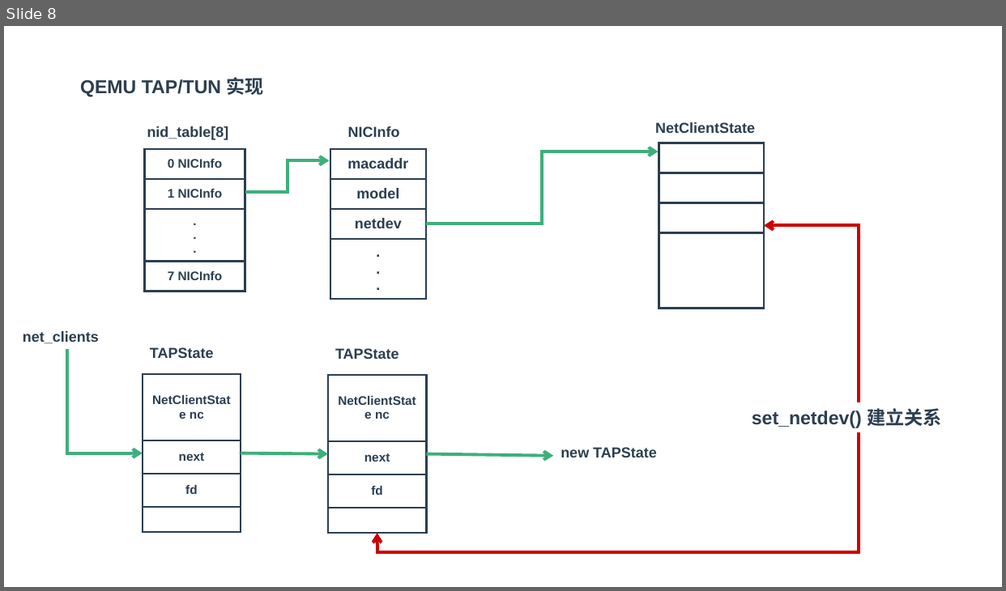
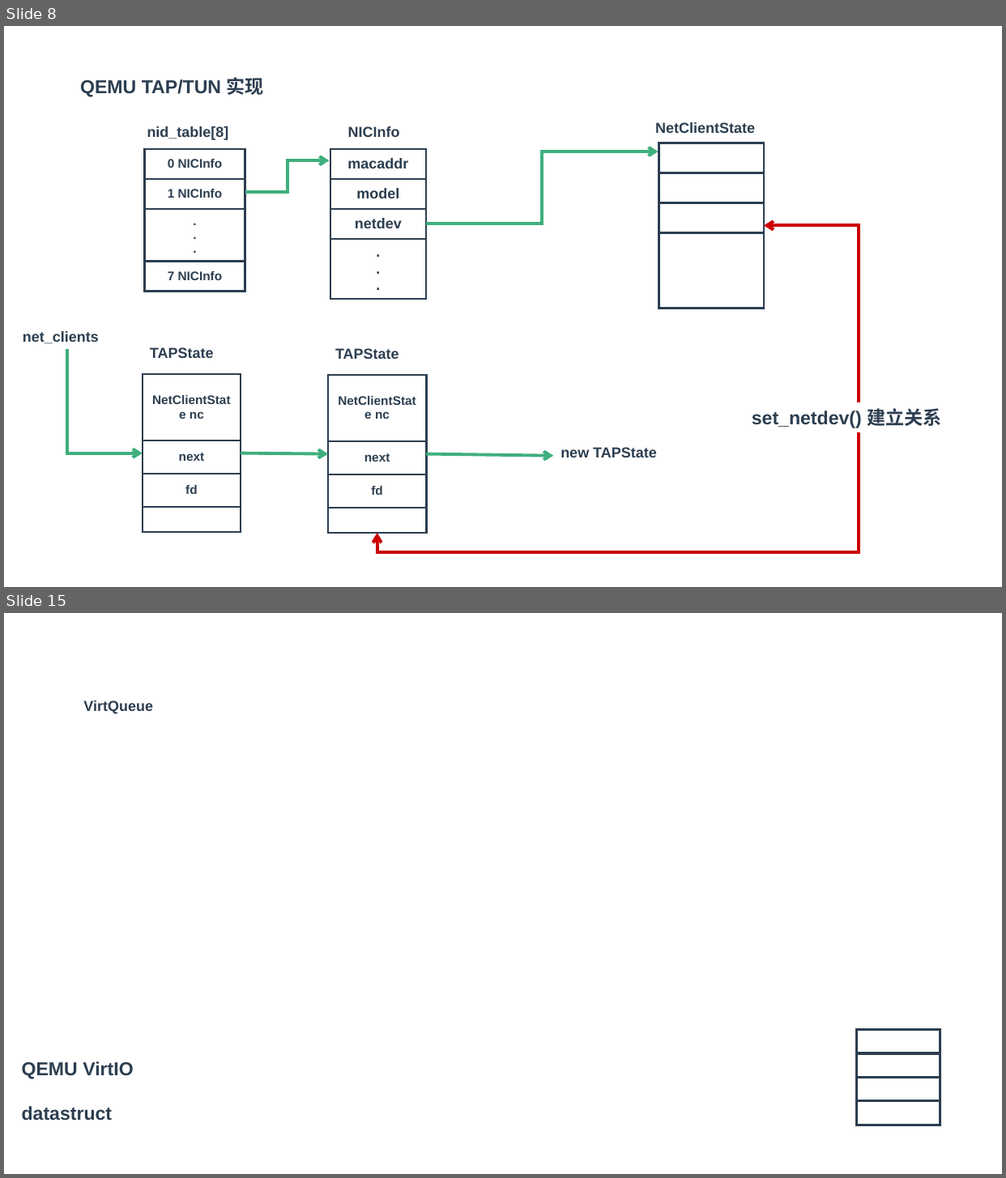
Before and after one commit to zaiqiang-dong/zaiqiang, a slide deck: picture/qemu/qemu.pptx. Shown one above the other, each under a label of ours: slide 8 before the commit, slides 8 and 15 after it; the slides between them are not shown. The pictures are 1006x591 and 1006x1178 pixels, drawn with LibreOffice and Linux fonts; fonts in the diff are those of the drawing. Boxes give left, top, right and bottom in pixels: in the first picture for what was removed or moved away, otherwise in the second. Text is boxed around its words. In the diff, an @@ line names an element or a change of style, - is before the commit and + after.

```diff
--- a/picture/qemu/qemu.pptx
+++ b/picture/qemu/qemu.pptx
@@ slide 15 added at [4, 613, 1002, 1174], background #FFFFFF @@
@@ text added at [83, 700, 153, 714], 14 pt, text #2C3E50, bold @@
+VirtQueue
@@ text added at [22, 1062, 133, 1121], 18 pt, text #2C3E50, bold @@
+QEMU VirtIO
+datastruct
@@ group added at [858, 1030, 941, 1126]: 4 rectangles @@
```
Also in this commit, not shown: 3 slides changed, 7 other slides added, 1 slide removed, 2 other files.
